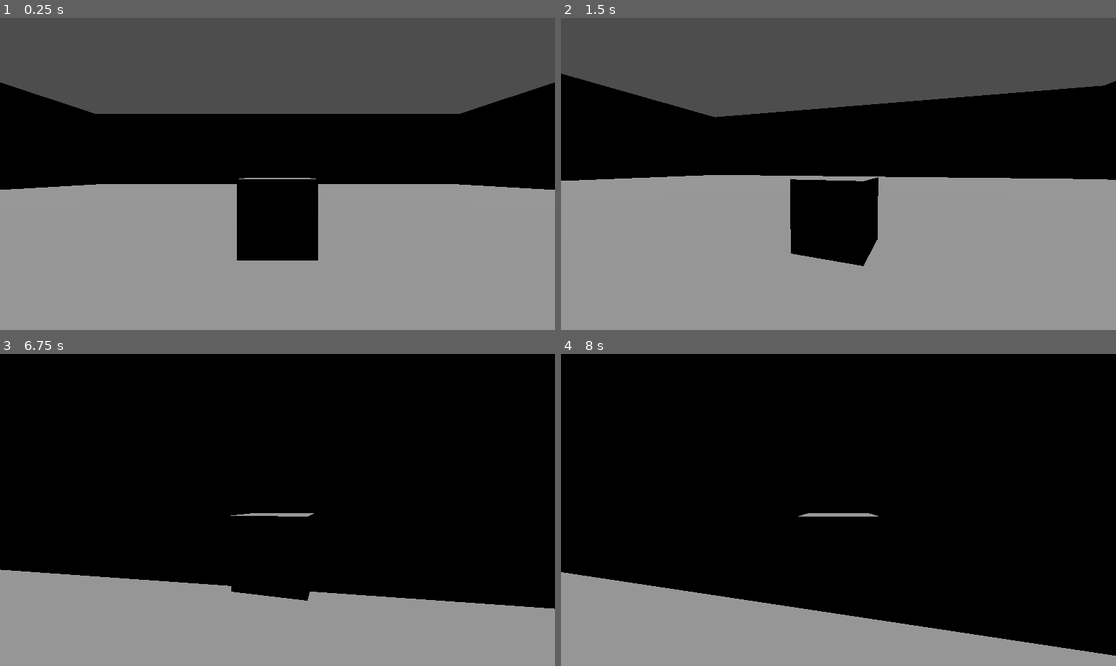
Above: before the commit, frames 1-4 (two rows, left to right).
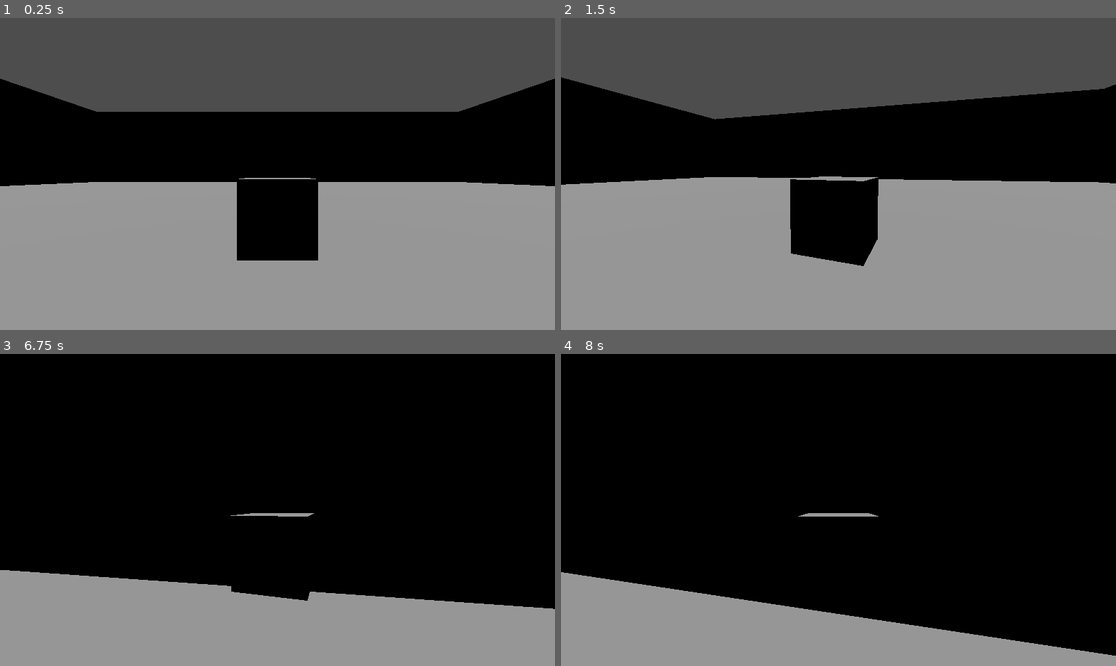
Above: after the commit, the same moments.

Repository: IMKarhu/GMTK2024
Game: Godot game, scene res://scenes/Playables/MyScene.tscn
Two runs of this game, one before a commit and one after it. Both use one fixed random seed, a clock stepped at 60 frames per second and the inputs below.
Inputs (mouse positions are in pixels of both pictures, inside the frame that each line leads up to):
- Up to frame 1 (0.25 s): no input
- Up to frame 2 (1.5 s): move the mouse to (960, 158) at 0.52 s; hold D (move_right) 0.53-1.28 s; hold F (changeForm) 0.53-1.28 s; click (960, 158) at 0.67 s; tap Space (jump) at 0.77 s; move the mouse to (810, 174) at 1.27 s; hold W (move_forward) from 1.28 s (still down); tap E (interact) at 1.35 s
- Up to frame 3 (6.75 s): tap Space (jump) at 1.52, 3.02, 3.77, 4.52, 6.02 s; move the mouse to (288, 503) at 2.02 s; hold F (changeForm) 2.03-2.78 s; move the mouse to (271, 516) at 2.77 s; tap E (interact) at 2.85, 4.35, 5.85 s; move the mouse to (316, 513) at 3.52 s; hold F (changeForm) 3.53-4.28 s; move the mouse to (233, 506) at 4.27 s; move the mouse to (283, 510) at 5.02 s; hold F (changeForm) 5.03-5.78 s; move the mouse to (255, 503) at 5.77 s; release W (move_forward) at 5.78 s; hold D (move_right) 5.78-6.53 s; move the mouse to (305, 510) at 6.52 s; hold W (move_forward) from 6.53 s (still down); hold F (changeForm) from 6.53 s (still down)
- Up to frame 4 (8 s): keep holding W (move_forward); tap Space (jump) at 6.77, 7.52 s; move the mouse to (810, 510) at 7.27 s; release F (changeForm) at 7.28 s; tap E (interact) at 7.35 s

The runs differ from the first frame. In frame 1, 1.5% of the frame differs, in the area x 0-100%, y 19-56%; in frame 2, 1.7%, in the area x 0-100%, y 17-54%; in frame 3, less than 0.1%; in frame 4, less than 0.1%.

Commit message:
Modify movementcontroller and player, quick fix for jump

Diff:
--- a/OnlyDown/src/MovementController.gd
+++ b/OnlyDown/src/MovementController.gd
@@ -15,8 +15,6 @@
 var m_speed: float
 var m_cameraRotation: float = 0
 
-
-
 func _physics_process(delta):
 	m_velocity.x = m_speed * m_direction.normalized().x
 	m_velocity.z = m_speed * m_direction.normalized().z
@@ -25,7 +23,7 @@
 	if not m_velocity.is_zero_approx():
 		m_player.move_and_slide()
 	else:
-		m_player.velocity = Vector3.ZERO
+		m_player.velocity = Vector3(0, m_player.velocity.y, 0)
 
 	var targetRotation = atan2(m_direction.x, m_direction.z) - m_player.rotation.y
 	m_mesh.rotation.y = lerp_angle(m_mesh.rotation.y, targetRotation, m_rotationSpeed * delta)
--- a/OnlyDown/src/Player.gd
+++ b/OnlyDown/src/Player.gd
@@ -45,7 +45,7 @@
 	else:
 		setSpeed.emit(0)
 		setAcceleration.emit(0)
-		setVelocity.emit(Vector3.ZERO)
+		setVelocity.emit(Vector3(0,velocity.y,0))
 
 func _input(event):
 	if event.is_action_pressed("changeForm"):
